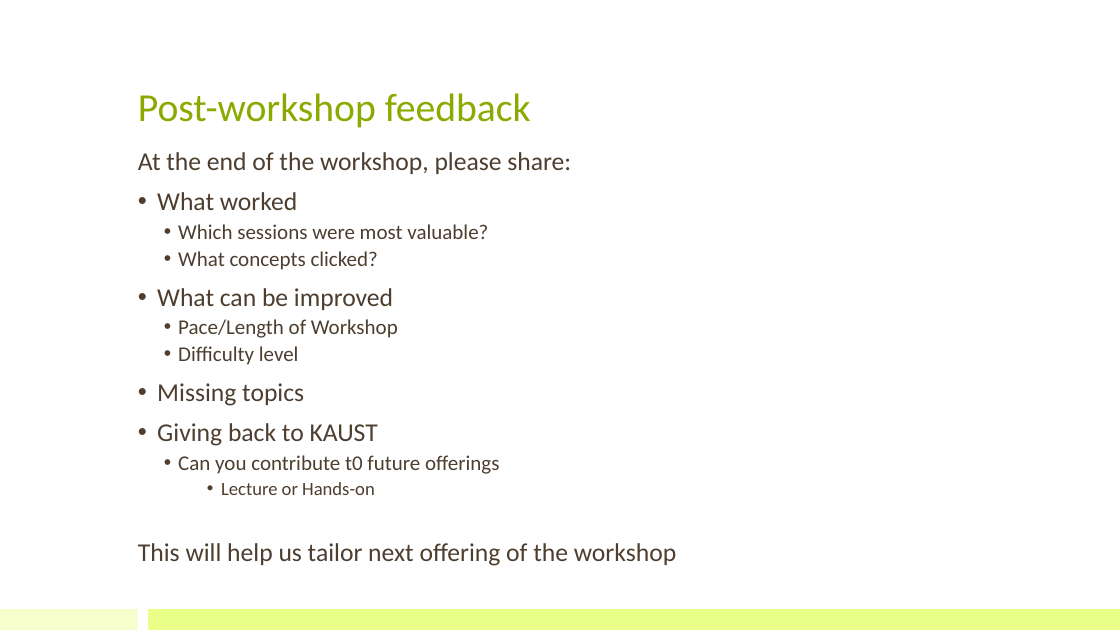
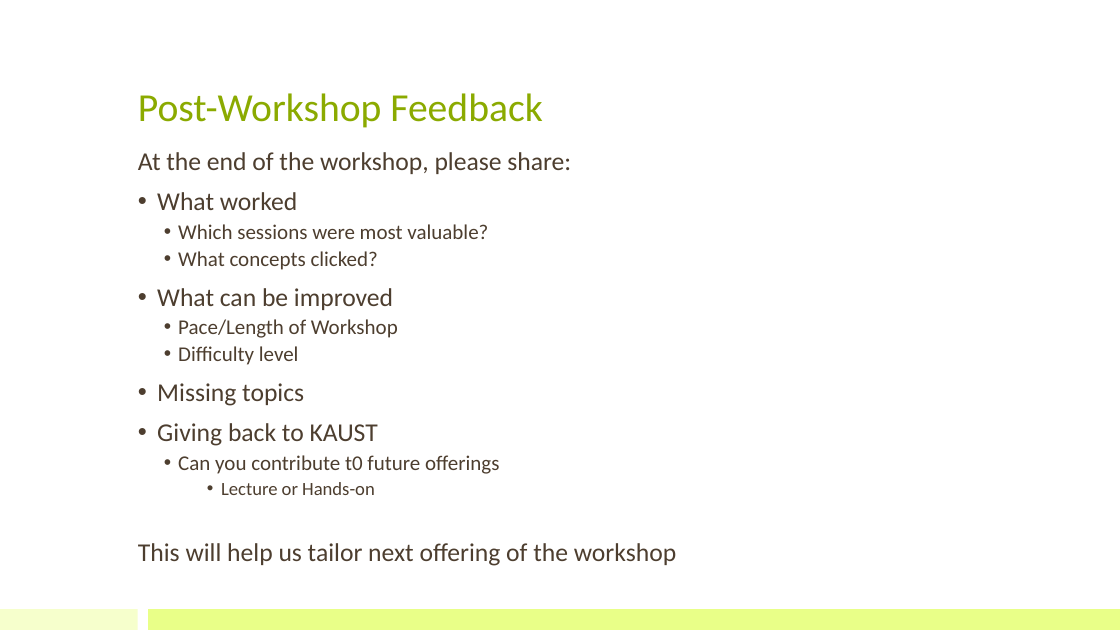
Before and after one commit to bioinfo-kaust/gfm-workshop, a slide deck: slide 7 of lecture_slides/00_workshop_introduction.pptx. Drawn at 1120x630 pixels with LibreOffice and Linux fonts; fonts in the diff are those of the drawing. Boxes give left, top, right and bottom in pixels: in the first picture for what was removed or moved away, otherwise in the second. Text is boxed around its words. In the diff, an @@ line names an element or a change of style, - is before the commit and + after.

Commit message:
Update workshop introduction and Day 1 lecture slides

```diff
--- a/lecture_slides/00_workshop_introduction.pptx
+++ b/lecture_slides/00_workshop_introduction.pptx
@@ title at bbox=[138, 93, 542, 128]: text changed @@
-Post-workshop feedback
+Post-Workshop Feedback
```
Also in this commit, not shown: 3 other slides changed, 2 other files.
